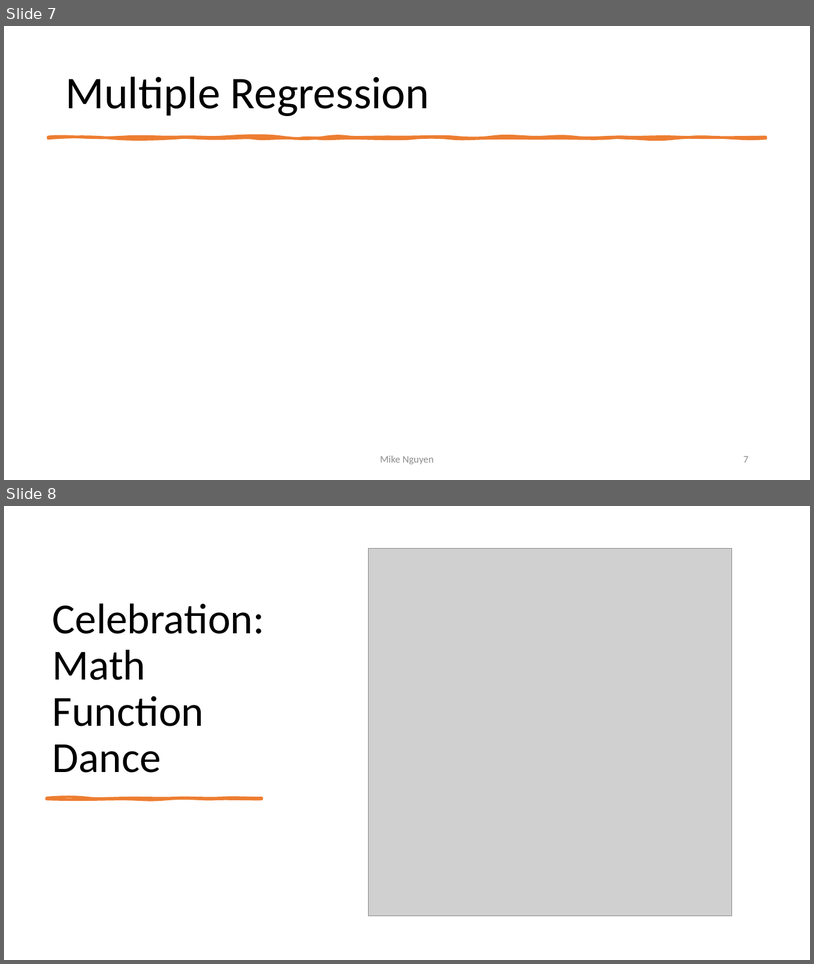
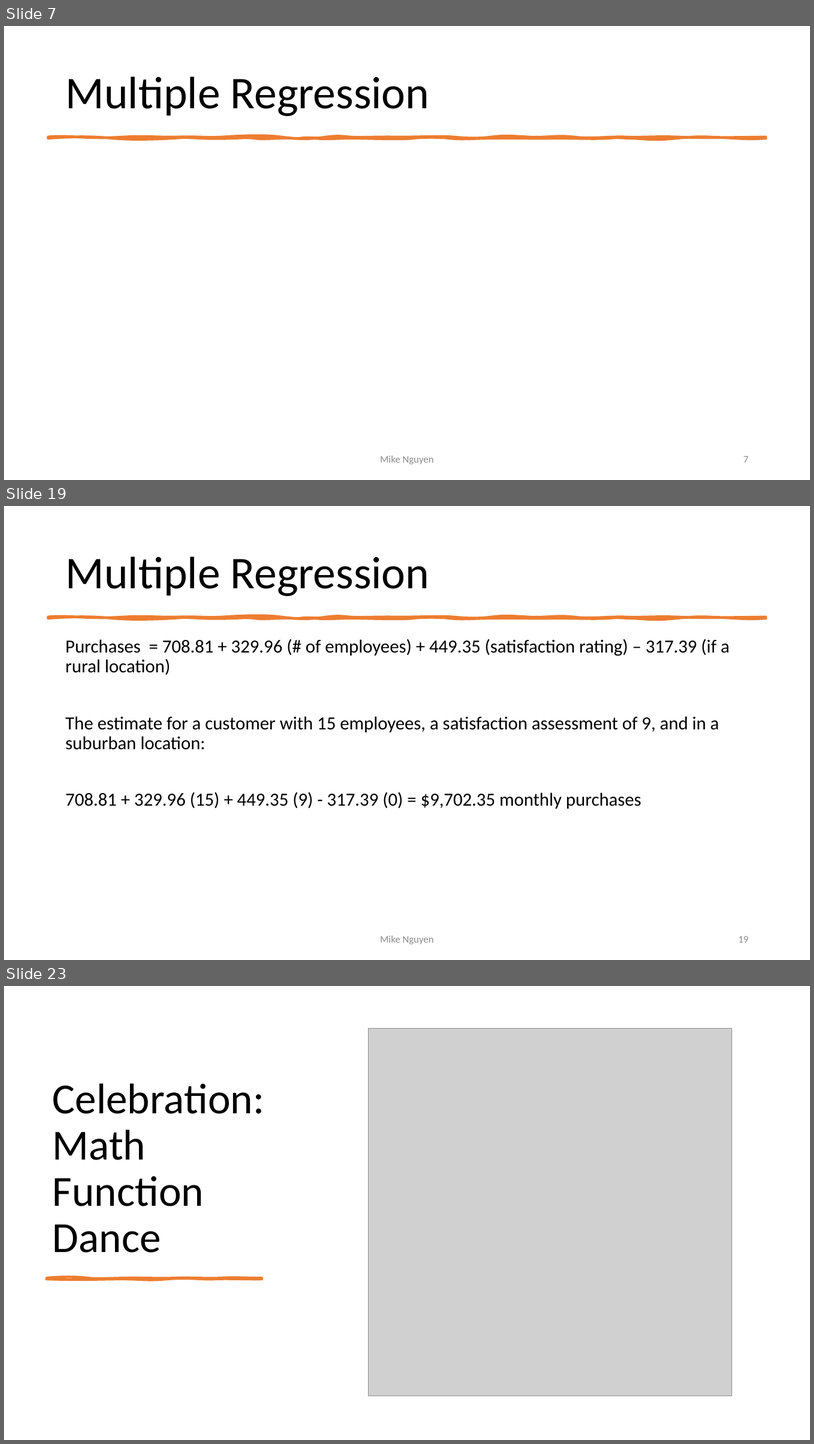
Before and after one commit to mikenguyen13/mar4050, a slide deck: lectures/12/1_multiple_regression.pptx. Shown one above the other, each under a label of ours: slides 7 and 8 before the commit, slides 7, 19 and 23 after it; the slides between them are not shown. The pictures are 814x964 and 814x1444 pixels, drawn with LibreOffice and Linux fonts; fonts in the diff are those of the drawing; grey boxes stand for pictures. Boxes give left, top, right and bottom in pixels: in the first picture for what was removed or moved away, otherwise in the second. Text is boxed around its words. In the diff, an @@ line names an element or a change of style, - is before the commit and + after.

```diff
--- a/lectures/12/1_multiple_regression.pptx
+++ b/lectures/12/1_multiple_regression.pptx
@@ slide 19 added at box(4, 506, 810, 960), background #FFFFFF @@
@@ title added at box(65, 556, 430, 596), 54 pt, text #000000 @@
+Multiple Regression
@@ freeform shape added at box(48, 617, 766, 618), fill #ED7D31, outline #ED7D31 3.25 pt @@
@@ text added at box(65, 639, 730, 808), 22 pt, text #000000 @@
+Purchases = 708.81 + 329.96 (# of employees) + 449.35 (satisfaction rating) – 317.39 (if a rural location)
+The estimate for a customer with 15 employees, a satisfaction assessment of 9, and in a suburban location:
+708.81 + 329.96 (15) + 449.35 (9) - 317.39 (0) = $9,702.35 monthly purchases
@@ text added at box(380, 935, 434, 944), 12 pt, text #8C8C8C @@
+Mike Nguyen
@@ page number added at box(738, 936, 749, 942), 12 pt, text #8C8C8C @@
+19
@@ what was slide 8 is now slide 23 @@
```
Also in this commit, not shown: 1 slide changed, 16 other slides added, 7 other files.
